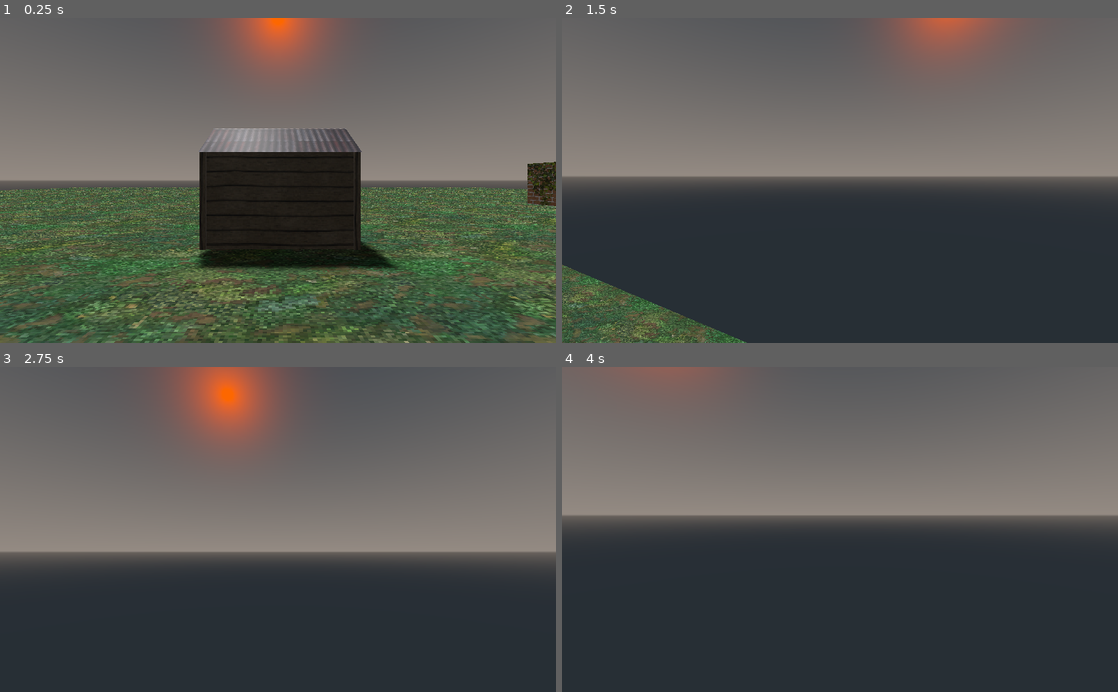
Above: before the commit, frames 1-4 (two rows, left to right).
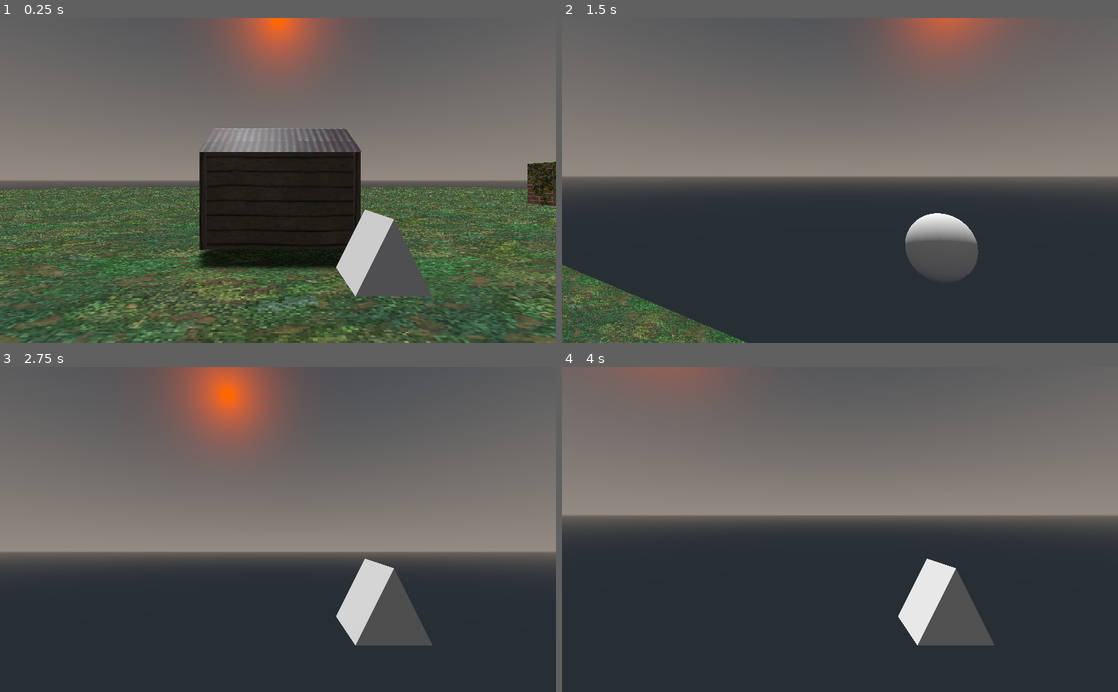
Above: after the commit, the same moments.

Repository: ikilinc1/-Godot-Engine-Retro-3D-FPS
Game: Godot game, scene res://World.tscn
Same seed, same stepped clock (60 frames per second), same inputs: the game is played once before the commit and once after it.
Inputs (mouse positions are in pixels of both pictures, inside the frame that each line leads up to):
- Up to frame 1 (0.25 s): no input
- Up to frame 2 (1.5 s): tap Enter at 0.5 s; move the mouse to (867, 180) at 0.52 s; hold W (move_forwards) from 0.53 s (still down); tap 1 at 0.6 s; tap Space (jump) at 0.77 s; tap 2 at 0.8, 1.35 s; move the mouse to (812, 180) at 1.27 s
- Up to frame 3 (2.75 s): keep holding W (move_forwards); tap Space (jump) at 1.52, 2 s; tap 3 at 1.55, 2.1 s; move the mouse to (289, 523) at 2.02 s; tap 4 at 2.3 s
- Up to frame 4 (4 s): keep holding W (move_forwards); tap Enter at 2.75 s; move the mouse to (834, 536) at 2.77 s; tap 4 at 2.85 s; tap Space (jump) at 3.02, 3.5, 3.77 s; tap 5 at 3.05, 3.6 s; move the mouse to (878, 532) at 3.52 s; tap 6 at 3.8 s

The runs differ from the first frame. In frame 1, 2.4% of the frame differs, in the area x 60-78%, y 58-86%; in frame 2, 2.1%; in frame 3, 2.9%; in frame 4, 2.9%.

Commit message:
added weapon system

Diff:
--- a/Retro-3D-FPS/characters/HealthManager.gd
+++ b/Retro-3D-FPS/characters/HealthManager.gd
@@ -27,11 +27,9 @@
 		emit_signal("gibbed")
 	if cur_health <= 0:
 		emit_signal("dead")
-		print("dead")
 	else:
 		emit_signal("hurt")
 	emit_signal("health_changed", cur_health)
-	print("hurt ", damage, "current health ", cur_health)
 
 func heal(amount: int):
 	if cur_health <= 0:
--- a/Retro-3D-FPS/characters/player/Player.gd
+++ b/Retro-3D-FPS/characters/player/Player.gd
@@ -1,11 +1,24 @@
 extends KinematicBody
 
+var hotkeys = {
+	KEY_1: 0,
+	KEY_2: 1,
+	KEY_3: 2,
+	KEY_4: 3,
+	KEY_5: 4,
+	KEY_6: 5,
+	KEY_7: 6,
+	KEY_8: 7,
+	KEY_9: 8,
+	KEY_8: 9,
+}
 
 export var mouse_sens = 0.5
 
 onready var camera = $Camera
 onready var character_mover = $CharacterMover
 onready var health_manager = $HealthManager
+onready var weapon_Manager = $Camera/WeaponManager
 
 var dead = false
 
@@ -42,6 +55,14 @@
 		rotation_degrees.y -= mouse_sens * event.relative.x
 		camera.rotation_degrees.x -= mouse_sens * event.relative.y
 		camera.rotation_degrees.x = clamp(camera.rotation_degrees.x, -90, 90)
+	if event is InputEventKey and event.pressed:
+		if event.scancode in hotkeys:
+			weapon_Manager.switch_to_weapon_slot(hotkeys[event.scancode])
+	if event is InputEventMouseButton and event.pressed:
+		if event.button_index == BUTTON_WHEEL_DOWN:
+			weapon_Manager.switch_to_next_weapon()
+		if event.button_index == BUTTON_WHEEL_UP:
+			weapon_Manager.switch_to_last_weapon()
 
 func hurt(damage, dir):
 	health_manager.hurt(damage, dir)
--- a/Retro-3D-FPS/characters/player/Player.tscn
+++ b/Retro-3D-FPS/characters/player/Player.tscn
@@ -1,11 +1,20 @@
-[gd_scene load_steps=5 format=2]
+[gd_scene load_steps=10 format=2]
 
 [ext_resource path="res://characters/player/Player.gd" type="Script" id=1]
 [ext_resource path="res://characters/CharacterMover.gd" type="Script" id=2]
 [ext_resource path="res://characters/HealthManager.gd" type="Script" id=3]
+[ext_resource path="res://characters/player/WeaponManager.gd" type="Script" id=4]
 
 [sub_resource type="CapsuleShape" id=1]
 radius = 0.5
+
+[sub_resource type="CubeMesh" id=2]
+
+[sub_resource type="SphereMesh" id=3]
+
+[sub_resource type="CylinderMesh" id=4]
+
+[sub_resource type="PrismMesh" id=5]
 
 [node name="Player" type="KinematicBody"]
 collision_layer = 6
@@ -20,6 +29,35 @@
 transform = Transform( 1, 0, 0, 0, 1, 0, 0, 0, 1, 0, 1.75, 0 )
 current = true
 
+[node name="WeaponManager" type="Spatial" parent="Camera"]
+transform = Transform( 1, 0, 0, 0, 1, 0, 0, 0, 1, 0, -0.05, -0.5 )
+script = ExtResource( 4 )
+
+[node name="Weapons" type="Spatial" parent="Camera/WeaponManager"]
+
+[node name="Knife" type="MeshInstance" parent="Camera/WeaponManager/Weapons"]
+transform = Transform( 0.1, 0, 0, 0, 0.1, 0, 0, 0, 0.1, 0.3, -0.15, -0.2 )
+visible = false
+mesh = SubResource( 2 )
+material/0 = null
+
+[node name="MachineGun" type="MeshInstance" parent="Camera/WeaponManager/Weapons"]
+transform = Transform( 0.1, 0, 0, 0, 0.1, 0, 0, 0, 0.1, 0.3, -0.15, -0.2 )
+visible = false
+mesh = SubResource( 3 )
+material/0 = null
+
+[node name="Shotgun" type="MeshInstance" parent="Camera/WeaponManager/Weapons"]
+transform = Transform( 0.1, 0, 0, 0, 0.1, 0, 0, 0, 0.1, 0.3, -0.15, -0.2 )
+visible = false
+mesh = SubResource( 4 )
+material/0 = null
+
+[node name="RocketLauncher" type="MeshInstance" parent="Camera/WeaponManager/Weapons"]
+transform = Transform( 0.1, 0, 0, 0, 0.1, 0, 0, 0, 0.1, 0.3, -0.15, -0.2 )
+mesh = SubResource( 5 )
+material/0 = null
+
 [node name="CharacterMover" type="Spatial" parent="."]
 script = ExtResource( 2 )
 max_speed = 100
--- /dev/null
+++ b/Retro-3D-FPS/characters/player/WeaponManager.gd
@@ -0,0 +1,49 @@
+extends Spatial
+
+enum WEAPON_SLOTS {KNIFE, MACHINE_GUN, SHOTGUN, ROCKET_LAUNCHER}
+var slots_unlocked = {
+	WEAPON_SLOTS.KNIFE: true,
+	WEAPON_SLOTS.MACHINE_GUN: true,
+	WEAPON_SLOTS.SHOTGUN: true,
+	WEAPON_SLOTS.ROCKET_LAUNCHER: true,
+}
+
+onready var weapons = $Weapons.get_children()
+var cur_slot = 0
+var cur_weapon = null
+
+func _ready():
+	pass
+
+func switch_to_next_weapon():
+	cur_slot = (cur_slot + 1) % slots_unlocked.size()
+	if !slots_unlocked[cur_slot]:
+		switch_to_next_weapon()
+	else:
+		switch_to_weapon_slot(cur_slot)
+
+func switch_to_last_weapon():
+	cur_slot = posmod((cur_slot - 1) , slots_unlocked.size())
+	if !slots_unlocked[cur_slot]:
+		switch_to_next_weapon()
+	else:
+		switch_to_weapon_slot(cur_slot)
+
+func switch_to_weapon_slot(slot_ind: int):
+	if slot_ind < 0 or slot_ind >= slots_unlocked.size():
+		return
+	if !slots_unlocked[cur_slot]:
+		return
+	disable_all_weapons()
+	cur_weapon = weapons[slot_ind]
+	if cur_weapon.has_method("set_active"):
+		cur_weapon.set_active()
+	else:
+		cur_weapon.show()
+
+func disable_all_weapons():
+	for weapon in weapons:
+		if weapon.has_method("set_inactive"):
+			weapon.set_inactive()
+		else:
+			weapon.hide()
